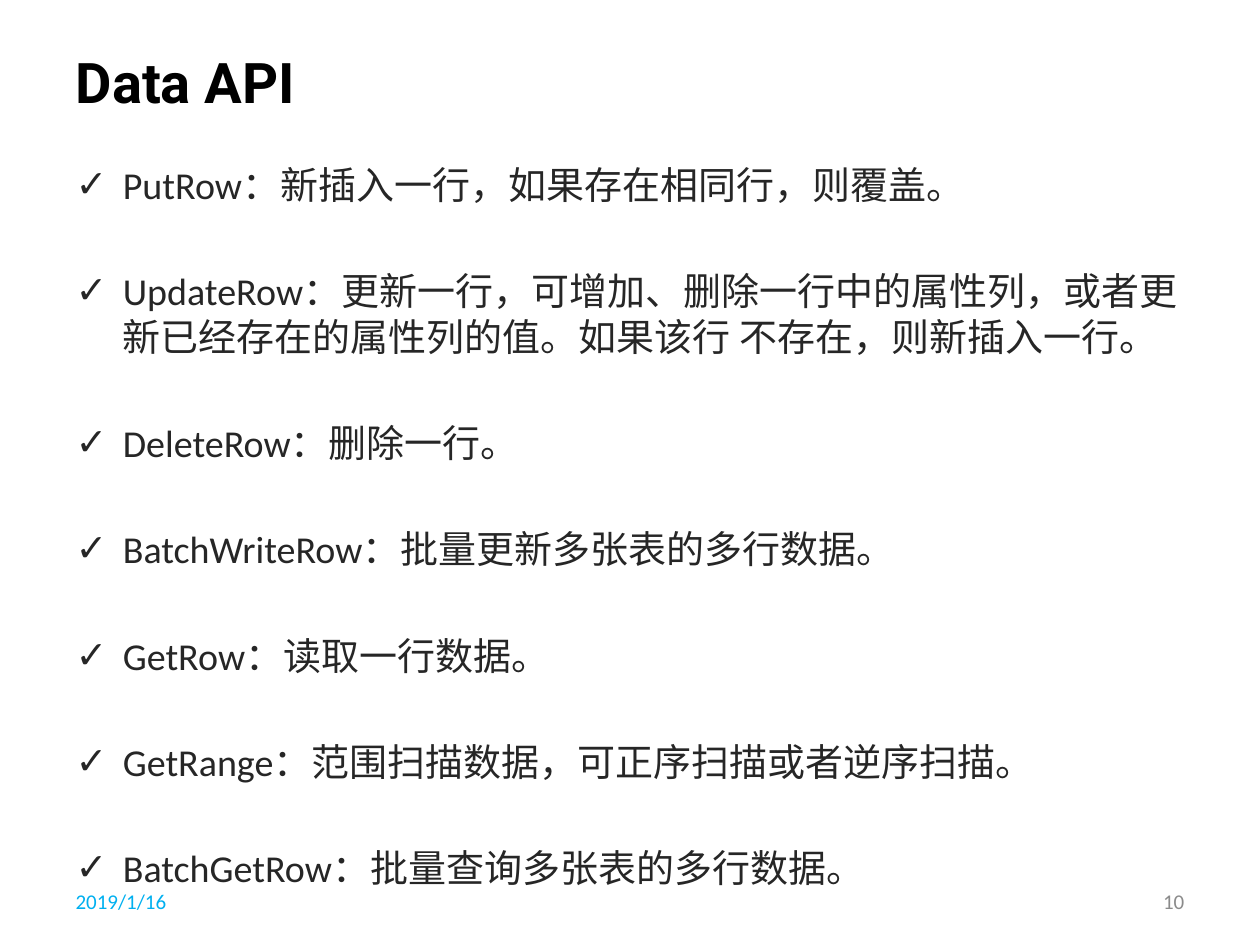
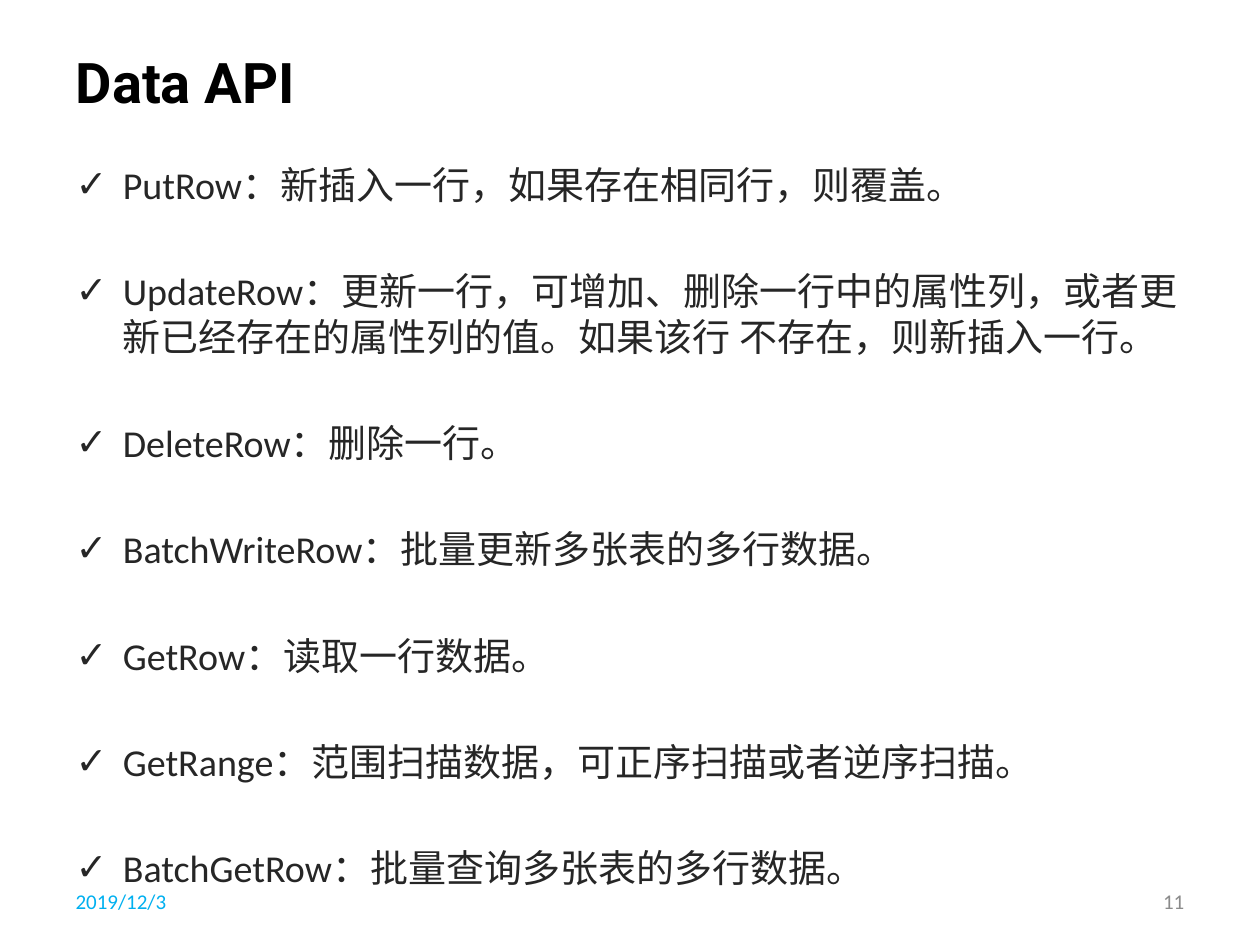
Before and after one commit to li-shengli/selfstudy, a slide deck: slide 11 of PPT/My First Android App.pptx (slide 10 before the commit). Drawn at 1260x945 pixels with LibreOffice and Linux fonts; fonts in the diff are those of the drawing; background and template pictures are left out. Boxes give left, top, right and bottom in pixels: in the first picture for what was removed or moved away, otherwise in the second. Text is boxed around its words. In the diff, an @@ line names an element or a change of style, - is before the commit and + after.

```diff
--- a/PPT/My First Android App.pptx
+++ b/PPT/My First Android App.pptx
@@ text at (76, 894, 167, 910): text changed @@
-2019/1/16
+2019/12/3
@@ page number at (1163, 895, 1184, 909): text changed @@
-10
+11
```
Also in this commit, not shown: 13 other slides changed, 1 slide added, 1 other file.
